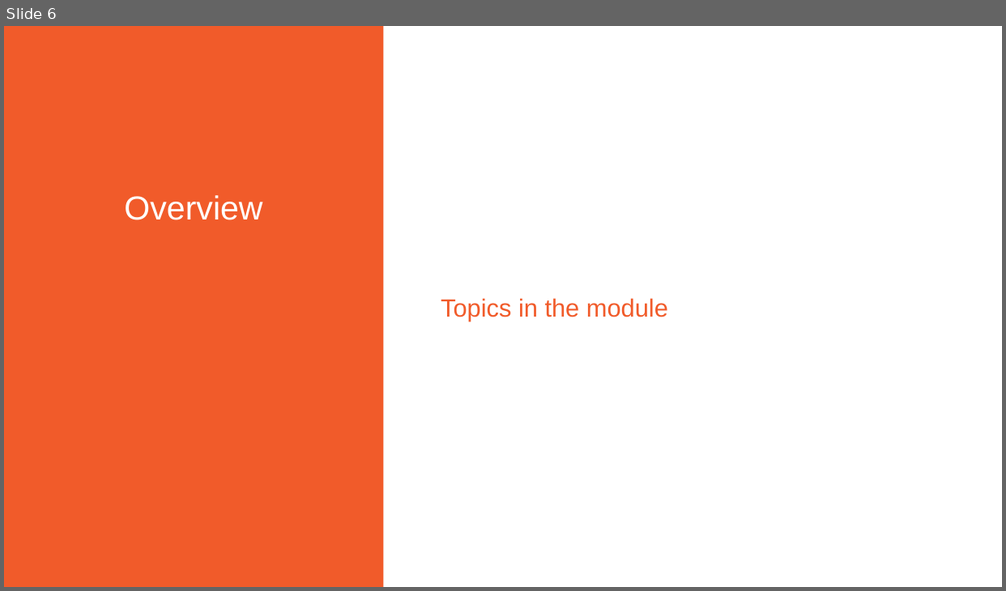
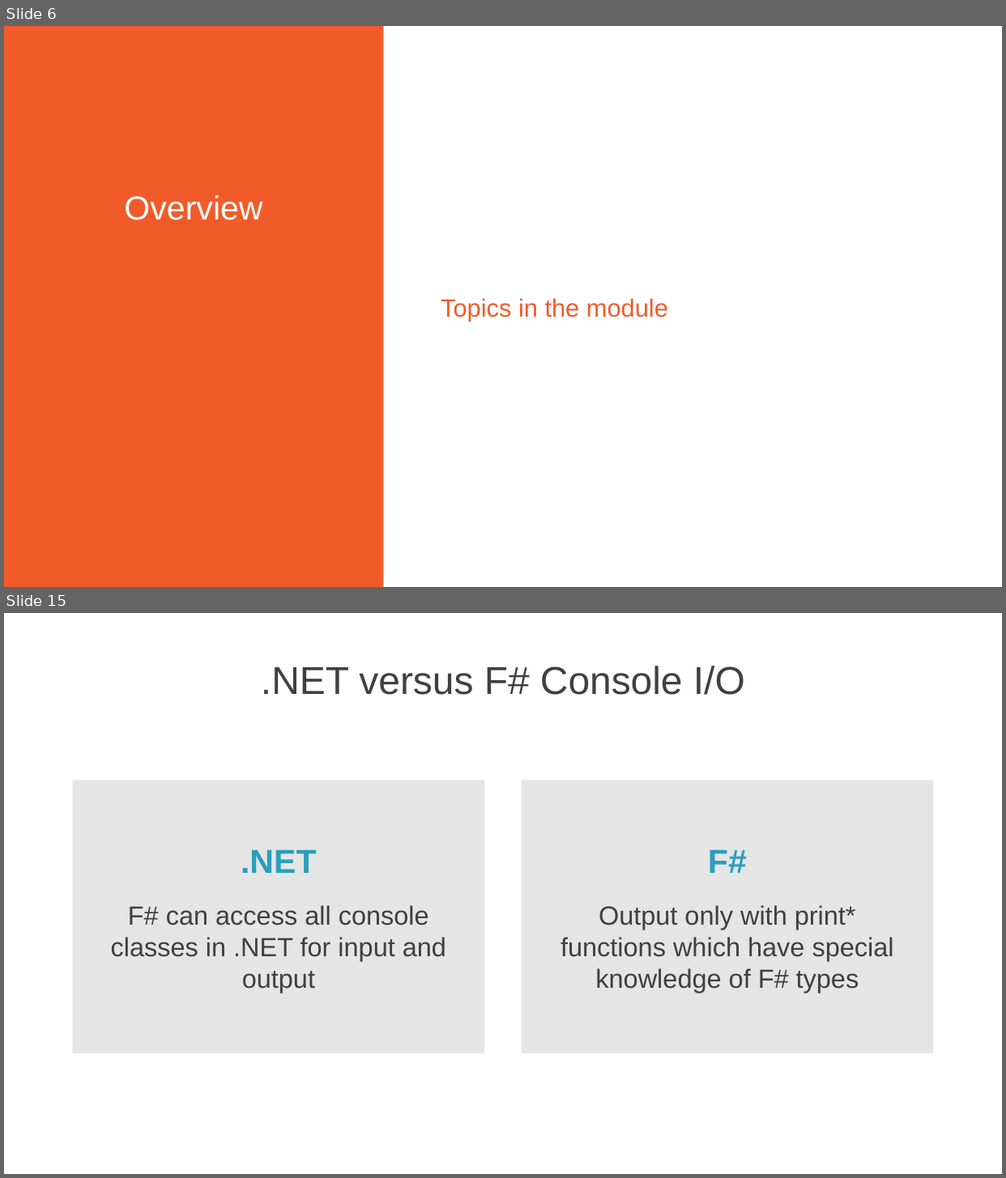
Before and after one commit to Pluralisght/fsharp-6-fundamentals, a slide deck: pres/wip.pptx. Shown one above the other, each under a label of ours: slide 6 before the commit, slides 6 and 15 after it; the slides between them are not shown. The pictures are 1006x591 and 1006x1178 pixels, drawn with LibreOffice and Linux fonts; fonts in the diff are those of the drawing; background and template pictures are left out. Boxes give left, top, right and bottom in pixels: in the first picture for what was removed or moved away, otherwise in the second. Text is boxed around its words. In the diff, an @@ line names an element or a change of style, - is before the commit and + after.

```diff
--- a/pres/wip.pptx
+++ b/pres/wip.pptx
@@ slide 15 added at bbox=[4, 613, 1002, 1174], background #FFFFFF @@
@@ title added at bbox=[261, 666, 745, 695], 37.3 pt, text #404040 @@
+.NET versus F# Console I/O
@@ text added at bbox=[73, 780, 484, 1053], fill #E5E5E5, 25.3 pt, text #404040 @@
+.NET
+F# can access all console classes in .NET for input and output
@@ text added at bbox=[522, 780, 933, 1053], fill #E5E5E5, 25.3 pt, text #404040 @@
+F#
+Output only with print* functions which have special knowledge of F# types
```
Also in this commit, not shown: 38 other slides added, 55 other files.
